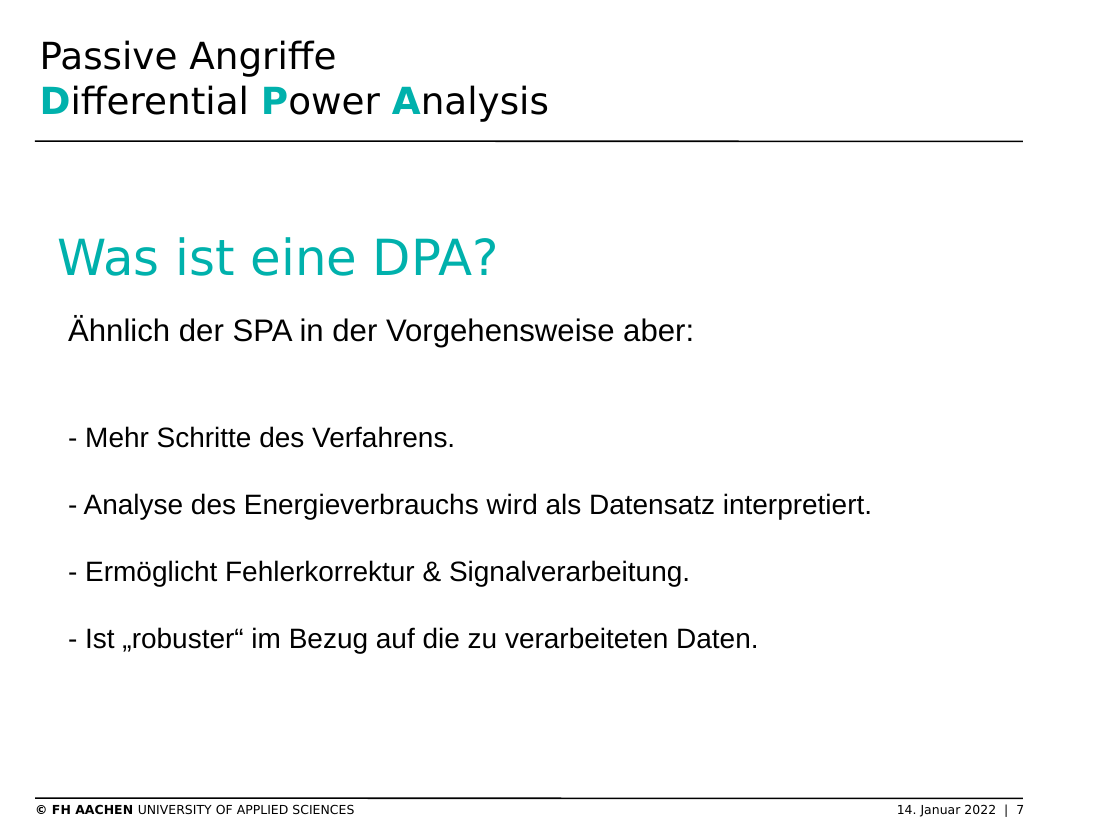
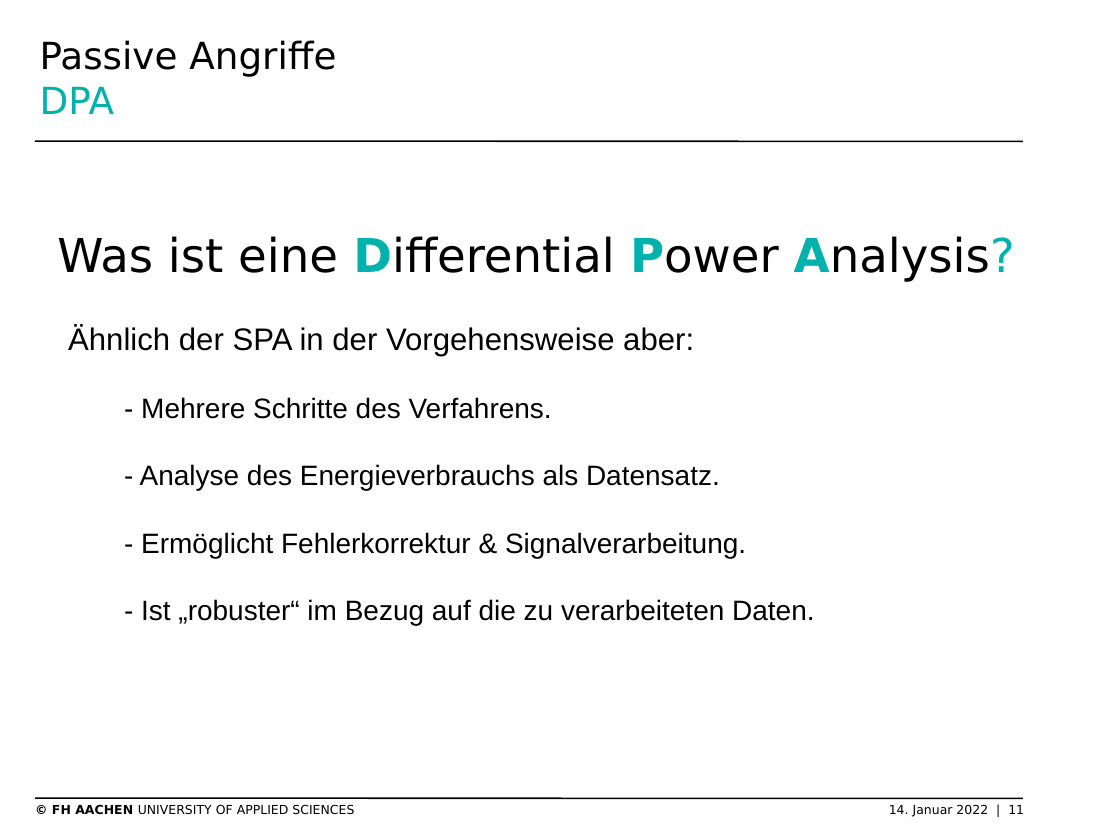
Before and after one commit to SchmickHub/Bachmann---Dahlhaus, a slide deck: slide 11 of Seitenkanal und HSM Folien.pptx (slide 7 before the commit). Drawn at 1120x840 pixels with LibreOffice and Linux fonts; fonts in the diff are those of the drawing; background and template pictures are left out. Boxes give left, top, right and bottom in pixels: in the first picture for what was removed or moved away, otherwise in the second. Text is boxed around its words. In the diff, an @@ line names an element or a change of style, - is before the commit and + after.

```diff
--- a/Seitenkanal und HSM Folien.pptx
+++ b/Seitenkanal und HSM Folien.pptx
@@ title at (40, 40, 336, 114): text changed @@
-Passive Angriffe
-Differential Power Analysis
+Passive Angriffe
+DPA
@@ text at (57, 236, 1015, 282): text changed; size 32 to 30 pt; text colour #00B1AC to #000000 @@
-Was ist eine DPA?
+Was ist eine Differential Power Analysis?
@@ text "Ähnlich der SPA in der ...": place and size @@
-text "Ähnlich der SPA in der ..." at (68, 317, 872, 653)
+text "Ähnlich der SPA in der ..." at (68, 326, 814, 625)
@@ text at (140, 397, 720, 490): text changed @@
-- Mehr Schritte des Verfahrens.
-- Analyse des Energieverbrauchs wird als Datensatz interpretiert.
+  - Mehrere Schritte des Verfahrens.
+  - Analyse des Energieverbrauchs als Datensatz.
@@ text at (141, 532, 814, 625): list level 1 to 2 in "- Ermöglicht Fehlerkorrektur & Signalverarbeitung."; list level 1 to 2 in "- Ist „robuster“ im Bezug ..." @@
@@ text at (52, 804, 1024, 817): text changed @@
-© FH AACHEN UNIVERSITY OF APPLIED SCIENCES 14. Januar 2022 | 7
+© FH AACHEN UNIVERSITY OF APPLIED SCIENCES 14. Januar 2022 | 11
```
Also in this commit, not shown: 16 other slides changed, 13 slides added.
